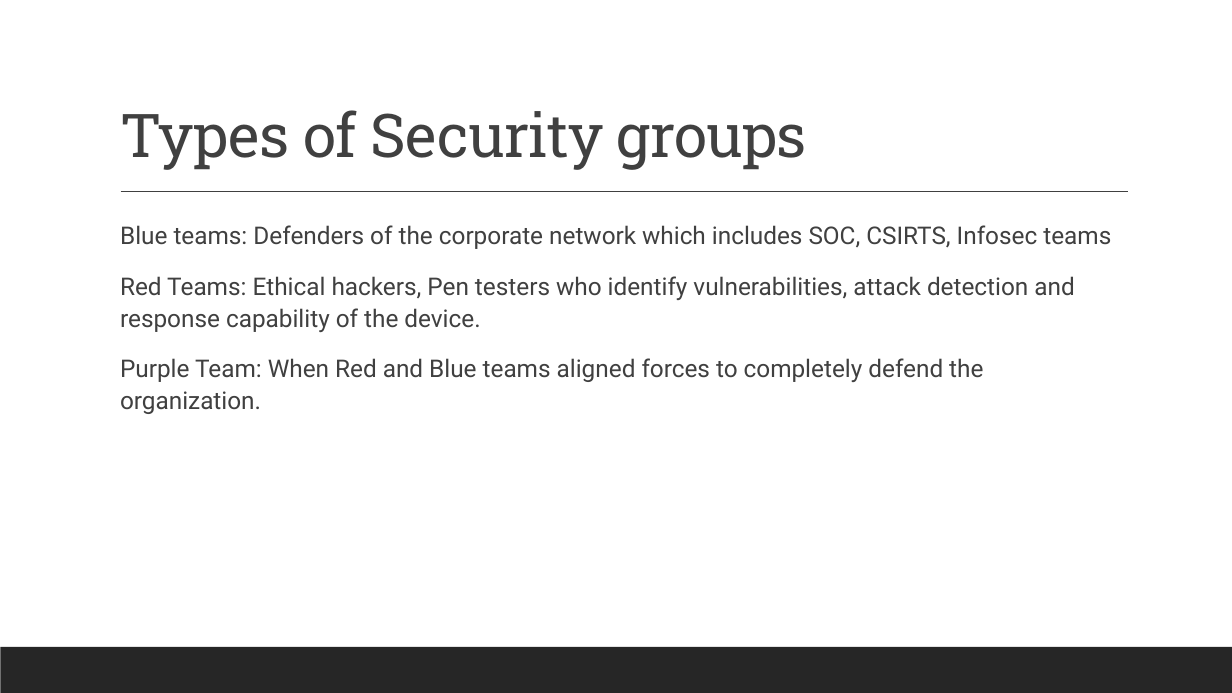
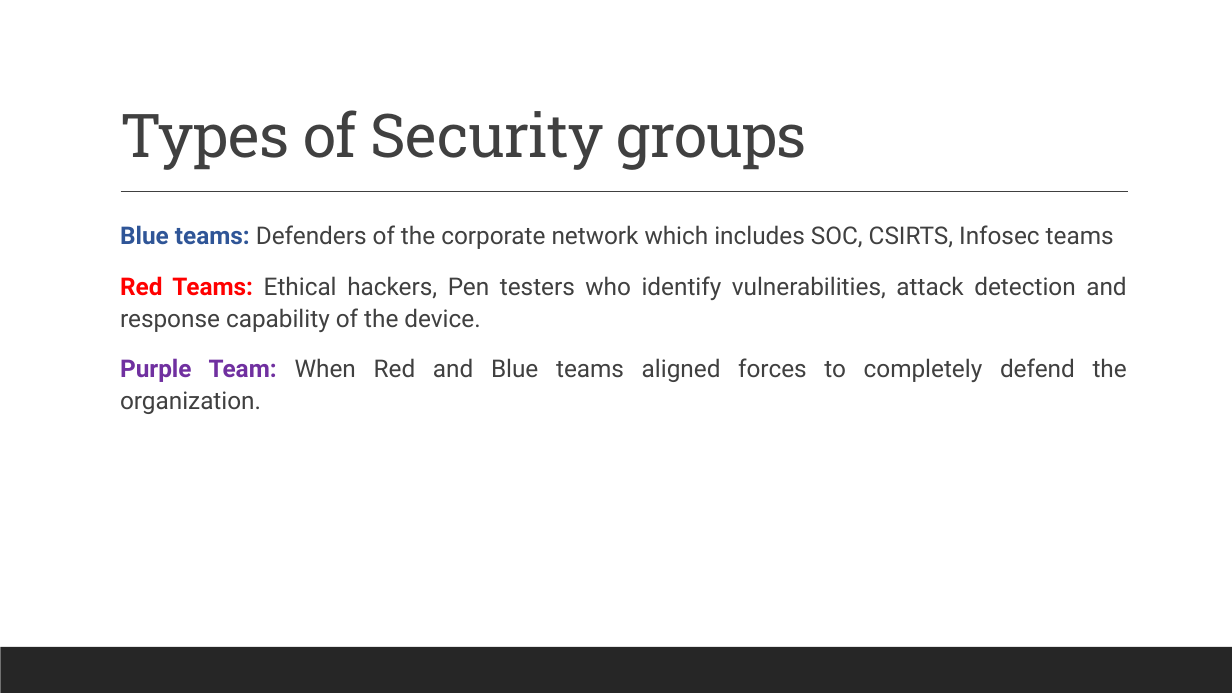
Before and after one commit to ronnie-1947/access-control-ppt, a slide deck: slide 30 of Access Control.pptx (slide 29 before the commit). Drawn at 1232x693 pixels with LibreOffice and Linux fonts; fonts in the diff are those of the drawing. Boxes give left, top, right and bottom in pixels: in the first picture for what was removed or moved away, otherwise in the second. Text is boxed around its words. In the diff, an @@ line names an element or a change of style, - is before the commit and + after.

```diff
--- a/Access Control.pptx
+++ b/Access Control.pptx
@@ text "Blue teams: Defenders of the ..." at (x1=120, y1=225, x2=1127, y2=414): text colour #404040 to #2F5597 in "Blue teams:"; bold on in "Blue teams:", "Red Teams:", "Purple Team:"; text colour #404040 to #FF0000 in "Red Teams:"; text colour #404040 to #7030A0 in "Purple Team:"; alignment left to justified @@
```
Also in this commit, not shown: 15 other slides changed, 1 slide added.
